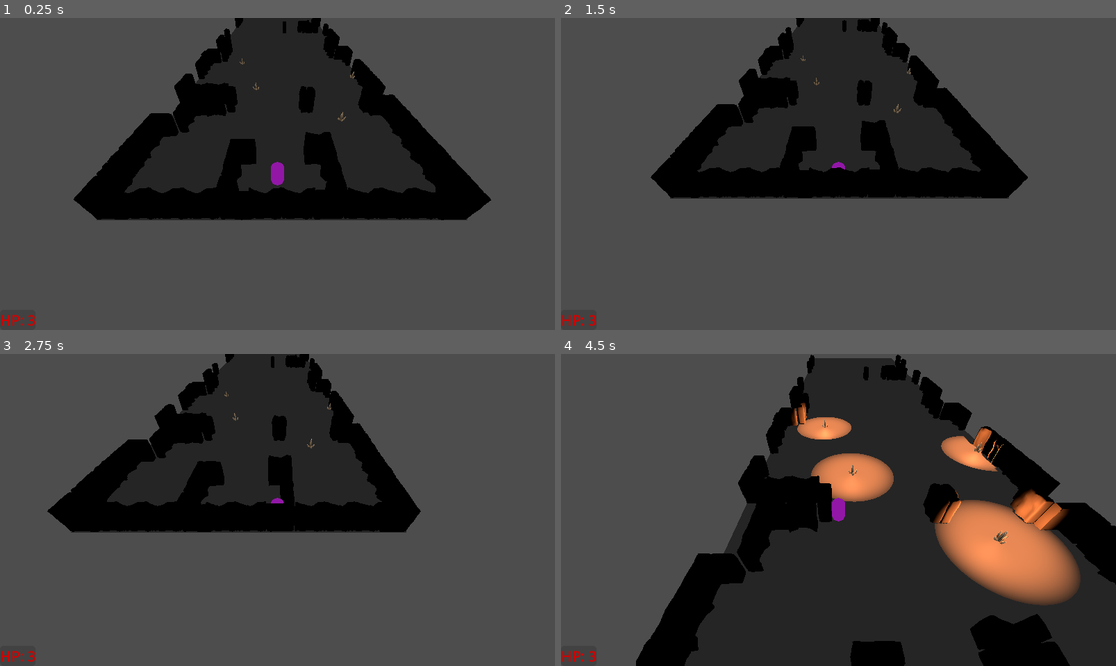
Above: before the commit, frames 1-4 (two rows, left to right).
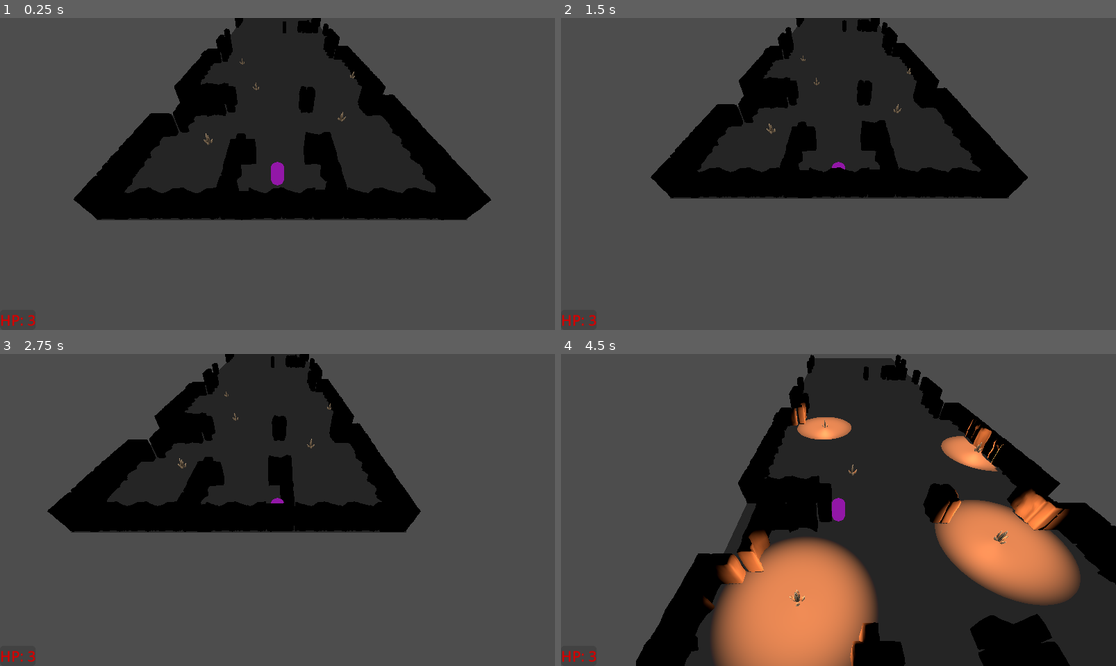
Above: after the commit, the same moments.

Repository: Jasp137/250405_MGJ_Shadowmancer
Game: Godot game, scene res://Scenes/LevelNew.tscn
Same seed, same stepped clock (60 frames per second), same inputs: the game is played once before the commit and once after it. This scene is started directly instead of the project's main scene.
Inputs:
- Up to frame 1 (0.25 s): no input
- Up to frame 2 (1.5 s): tap Enter at 0.5 s; hold D (character_right) 0.53-1.28 s; tap R (restart) at 1.25 s; hold S (character_down) from 1.28 s (still down)
- Up to frame 3 (2.75 s): release S (character_down) at 2.03 s; hold D (character_right) from 2.03 s (still down)
- Up to frame 4 (4.5 s): tap R (restart) at 2.75 s; release D (character_right) at 2.78 s; hold W (character_up) 2.78-3.53 s; hold A (character_left) from 3.53 s (still down)

The runs differ from the first frame. In frame 1, 0.2% of the frame differs, in the area x 33-67%, y 10-41%; in frame 2, 0.1%; in frame 3, 0.1%; in frame 4, 13%, in the area x 25-91%, y 18-100%.

Commit message:
Rock Cube, LevelNew

Diff:
--- a/shadowbound_mini-jam/Scenes/LevelNew.tscn
+++ b/shadowbound_mini-jam/Scenes/LevelNew.tscn
@@ -1,7 +1,8 @@
-[gd_scene load_steps=9 format=3 uid="uid://bk3dkp33i46n2"]
+[gd_scene load_steps=10 format=3 uid="uid://bk3dkp33i46n2"]
 
 [ext_resource type="PackedScene" uid="uid://becemipy7mgm1" path="res://Scenes/RockOuterCorner.tscn" id="1_e0l7r"]
 [ext_resource type="PackedScene" uid="uid://bjgm2t874vcyy" path="res://Scenes/Rock1.tscn" id="2_up1v1"]
+[ext_resource type="PackedScene" uid="uid://bbhtihj1bgbr1" path="res://Scenes/rock_cube.tscn" id="3_rerwo"]
 [ext_resource type="PackedScene" uid="uid://dfai5m7rk5dd8" path="res://Scenes/Rock2Version.tscn" id="3_vk0dx"]
 [ext_resource type="PackedScene" uid="uid://ds1lwhlic3og3" path="res://Scenes/Player.tscn" id="4_rerwo"]
 [ext_resource type="PackedScene" uid="uid://d4ldhbc6pyyq2" path="res://Scenes/Rock3Version.tscn" id="4_up1v1"]
@@ -75,6 +76,9 @@
 [node name="Rock11" parent="WallBack" instance=ExtResource("2_up1v1")]
 transform = Transform3D(-4.37114e-08, 0, -1, 0, 1, 0, 1, 0, -4.37114e-08, -3, 0, -34)
 
+[node name="RockCube2" parent="WallBack" instance=ExtResource("3_rerwo")]
+transform = Transform3D(-4.3714e-08, 2.57749e-12, 1, 0, 1, 1.07647e-12, -1, 0, -4.37358e-08, 3.81419, -0.000519356, -35.3724)
+
 [node name="WallLeft" type="Node3D" parent="."]
 transform = Transform3D(1, -0.000377088, -0.000114167, 0.000377066, 1, -0.000142262, 0.000114241, 0.000142203, 1, 0, 0, 0)
 
@@ -165,6 +169,24 @@
 [node name="Rock25" parent="WallLeft" instance=ExtResource("4_up1v1")]
 transform = Transform3D(-1, 2.57927e-12, -8.74206e-08, 5.13722e-12, 1, 0, 8.74352e-08, 0, -1, -11.9986, 0.00170663, -18.0895)
 
+[node name="Rock26" parent="WallLeft" instance=ExtResource("2_up1v1")]
+transform = Transform3D(-1, 2.57927e-12, -8.74206e-08, 5.13722e-12, 1, 0, 8.74279e-08, 0, -1, 11.0018, -0.00602031, -20.0025)
+
+[node name="Rock27" parent="WallLeft" instance=ExtResource("4_up1v1")]
+transform = Transform3D(1, 2.57927e-12, 0, 7.2955e-12, 1, 0, -7.27596e-12, 0, 1, 12.0014, -0.00734335, -18.0922)
+
+[node name="RockCube" parent="WallLeft" instance=ExtResource("3_rerwo")]
+transform = Transform3D(1, 0.000377072, 0.000114221, -0.000377082, 1, 0.000142219, -0.000114187, -0.000142246, 1, -9.18536, 2.75671e-05, -24.1521)
+
+[node name="RockCube2" parent="WallLeft" instance=ExtResource("3_rerwo")]
+transform = Transform3D(-4.3714e-08, 2.57749e-12, 1, 0, 1, 1.07647e-12, -1, 0, -4.37358e-08, -9.18581, -0.000519356, -27.9977)
+
+[node name="Rock28" parent="WallLeft" instance=ExtResource("4_up1v1")]
+transform = Transform3D(-1, 2.57927e-12, -8.74206e-08, 5.13722e-12, 1, 0, 8.74352e-08, 0, -1, -11.9982, 0.0022755, -14.0895)
+
+[node name="Rock29" parent="WallLeft" instance=ExtResource("2_up1v1")]
+transform = Transform3D(1, 2.57927e-12, 0, 7.2955e-12, 1, 0, -7.27596e-12, 0, 1, -10.9977, 0.00284438, -12)
+
 [node name="WallRight" type="Node3D" parent="."]
 transform = Transform3D(-1, 0, -8.74228e-08, 0, 1, 0, 8.74228e-08, 0, -1, 0, 0, -10)
 
@@ -257,11 +279,17 @@
 sequence = Array[bool]([false, true, false])
 range = 5.0
 
+[node name="Crystal7" parent="." instance=ExtResource("5_ivkqf")]
+transform = Transform3D(1, 0, 0, 0, 1, 0, 0, 0, 1, 6.74259, 0, -32.6327)
+always_on = false
+sequence = Array[bool]([false, true, false, false, true])
+range = 5.0
+
 [node name="Crystal4" parent="." instance=ExtResource("5_ivkqf")]
 transform = Transform3D(1, 0, 0, 0, 1, 0, 0, 0, 1, 3.17098, 0, -20.6382)
 always_on = false
-sequence = Array[bool]([false, true, false, false, true])
-range = 5.0
+sequence = Array[bool]([false, false, true, false, false, false, true])
+range = 8.0
 
 [node name="Crystal5" parent="." instance=ExtResource("5_ivkqf")]
 transform = Transform3D(1, 0, 0, 0, 1, 0, 0, 0, 1, 6.34195, 0, -9.94819)
--- /dev/null
+++ b/shadowbound_mini-jam/Scenes/rock_cube.tscn
@@ -0,0 +1,8 @@
+[gd_scene load_steps=2 format=3 uid="uid://bbhtihj1bgbr1"]
+
+[ext_resource type="PackedScene" uid="uid://jdsdnrexj2ys" path="res://Meshes/Rocks/Cube_lo.glb" id="1_8thlu"]
+
+[node name="RockCube" type="Node3D"]
+
+[node name="Cube_lo2" parent="." instance=ExtResource("1_8thlu")]
+transform = Transform3D(0.29, 0, 0, 0, 0.29, 0, 0, 0, 0.29, -0.620701, 0, -0.65289)
